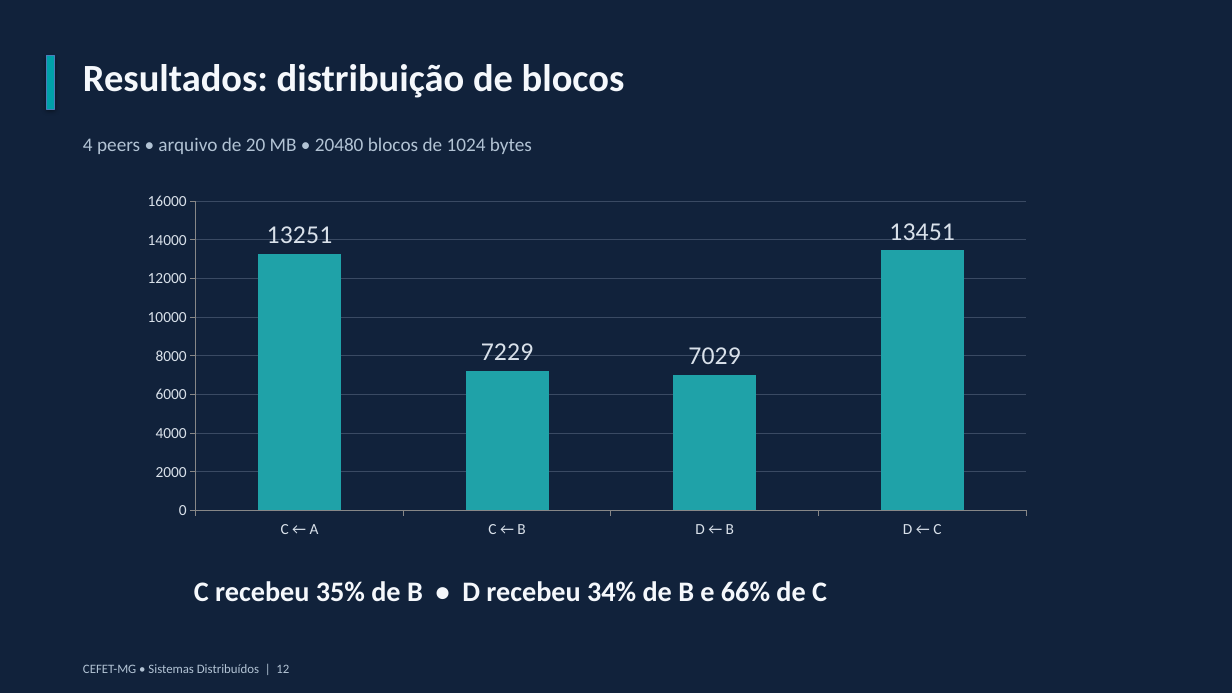
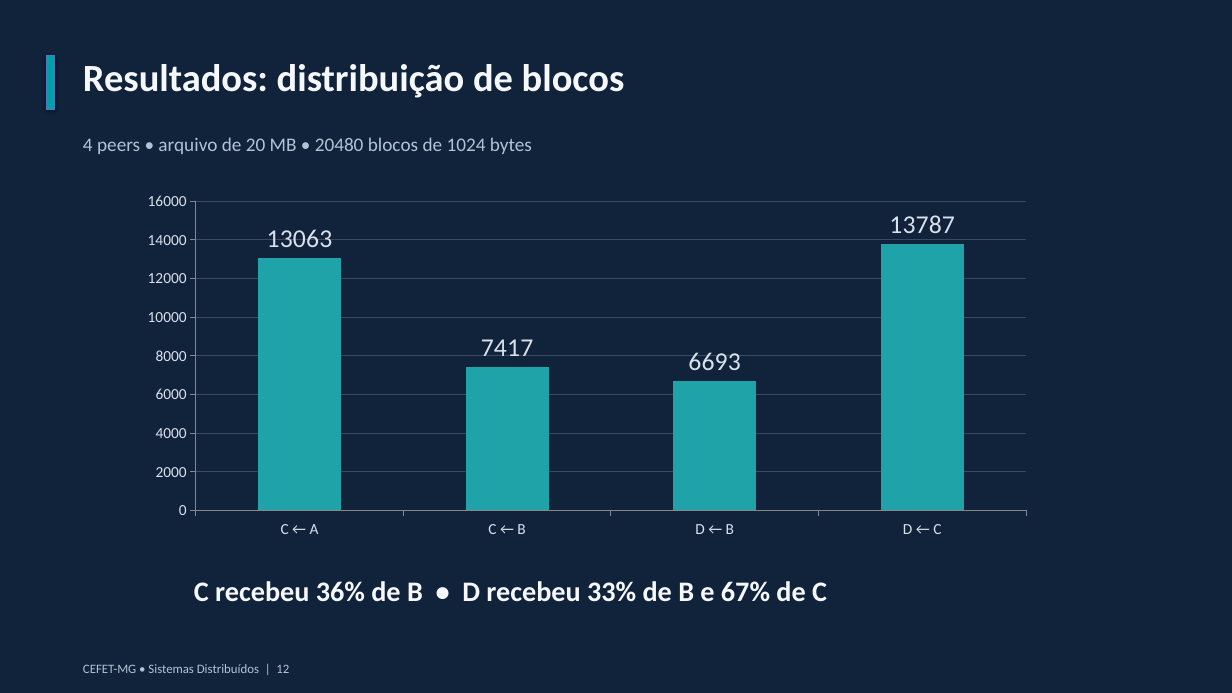
Before and after one commit to allinesferreira/CEFET-SD_TP2, a slide deck: slide 12 of docs/apresentacao.pptx. Drawn at 1232x693 pixels with LibreOffice and Linux fonts; fonts in the diff are those of the drawing. Boxes give left, top, right and bottom in pixels: in the first picture for what was removed or moved away, otherwise in the second. Text is boxed around its words. In the diff, an @@ line names an element or a change of style, - is before the commit and + after.

```diff
--- a/docs/apresentacao.pptx
+++ b/docs/apresentacao.pptx
@@ column chart at (129,185,1044,545) @@
-Series 1: 13251, 7229, 7029, 13451
+Series 1: 13063, 7417, 6693, 13787
@@ text at (194,581,827,602): text changed @@
-C recebeu 35% de B • D recebeu 34% de B e 66% de C
+C recebeu 36% de B • D recebeu 33% de B e 67% de C
```
Also in this commit, not shown: 4 other slides changed.
